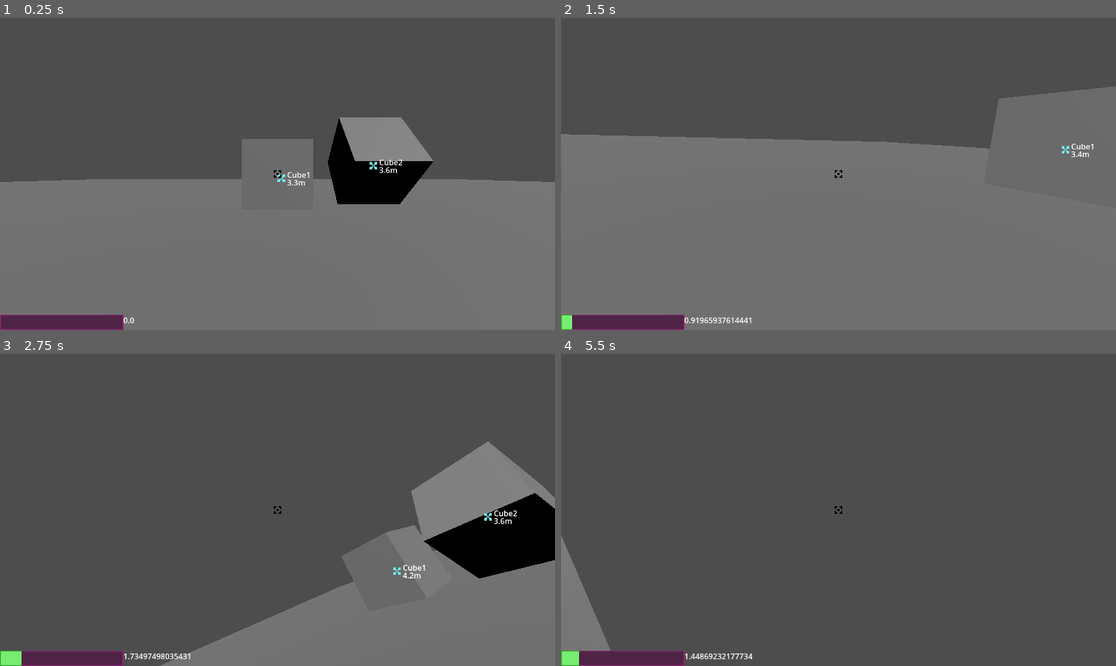
Above: before the commit, frames 1-4 (two rows, left to right).
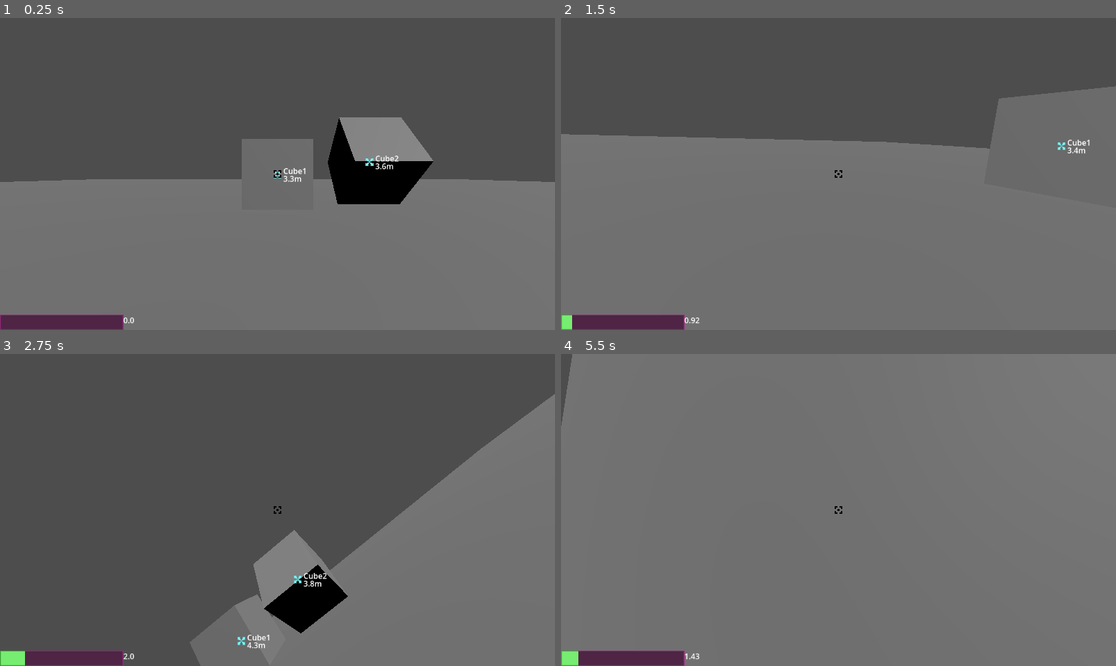
Above: after the commit, the same moments.

Repository: kineticneticat/spacethingie
Game: Godot game, scene res://world.tscn
Same seed, same stepped clock (60 frames per second), same inputs: the game is played once before the commit and once after it.
Inputs (mouse positions are in pixels of both pictures, inside the frame that each line leads up to):
- Up to frame 1 (0.25 s): no input
- Up to frame 2 (1.5 s): tap Enter at 0.5 s; move the mouse to (960, 158) at 0.52 s; press the mouse at (960, 158) at 0.53 s; hold D (strafe_right) 0.53-1.28 s; move the mouse to (727, 189) at 1.27 s; release the mouse at (727, 189) at 1.28 s; hold S (move_backwards) from 1.28 s (still down); tap [ (roll_anticlockwise) at 1.35 s
- Up to frame 3 (2.75 s): click (166, 525) at 1.55 s; move the mouse to (333, 441) at 2.02 s; release S (move_backwards) at 2.03 s; hold D (strafe_right) from 2.03 s (still down); hold ] (roll_clockwise) from 2.03 s (still down); click (333, 441) at 2.3 s
- Up to frame 4 (5.5 s): move the mouse to (810, 572) at 2.77 s; release D (strafe_right) at 2.78 s; release ] (roll_clockwise) at 2.78 s; hold W (move_forwards) 2.78-3.53 s; click (810, 572) at 2.85 s; move the mouse to (1005, 556) at 3.52 s; press the mouse at (1005, 556) at 3.53 s; hold A (strafe_left) 3.53-5.03 s; tap Escape (ui_cancel) at 4.15 s; move the mouse to (672, 463) at 4.27 s; release the mouse at (672, 463) at 4.28 s; tap [ (roll_anticlockwise) at 4.35 s; click (672, 463) at 4.55 s; move the mouse to (866, 510) at 5.02 s; hold S (move_backwards) from 5.03 s (still down); hold ] (roll_clockwise) from 5.03 s (still down); click (866, 510) at 5.3 s

The runs differ from the first frame. In frame 1, 0.3% of the frame differs, in the area x 49-73%, y 44-54%; in frame 2, 0.3%; in frame 3, 11%; in frame 4, 97%, in the area x 0-100%, y 0-100%.

Commit message:
mouse capturing and aligned markers

Diff:
--- a/player.gd
+++ b/player.gd
@@ -5,6 +5,9 @@
 @export var mass = 1
 @export var max_speed = 5
 @export var LOOKAROUND_SPEED = 0.002
+
+#func _ready() -> void:
+	#Input.mouse_mode = Input.MOUSE_MODE_CAPTURED
 
 var rot_x = 0
 var rot_y = 0
@@ -75,6 +78,11 @@
 
 
 func _input(event):
-	if event is InputEventMouseMotion and event.button_mask & 1:
+	if event is InputEventMouseMotion and Input.mouse_mode == Input.MOUSE_MODE_CAPTURED: # and event.button_mask & 1:
 		rot_x -= event.relative.x * LOOKAROUND_SPEED
 		rot_y -= event.relative.y * LOOKAROUND_SPEED
+	if event.is_action_pressed("ui_cancel"):
+		Input.mouse_mode = Input.MOUSE_MODE_VISIBLE
+	if event.is_action_pressed("click"):
+		if Input.mouse_mode == Input.MOUSE_MODE_VISIBLE:
+			Input.mouse_mode = Input.MOUSE_MODE_CAPTURED
--- a/project.godot
+++ b/project.godot
@@ -62,6 +62,11 @@
 "events": [Object(InputEventKey,"resource_local_to_scene":false,"resource_name":"","device":-1,"window_id":0,"alt_press …(195 unchanged characters)…
 ]
 }
+click={
+"deadzone": 0.2,
+"events": [Object(InputEventMouseButton,"resource_local_to_scene":false,"resource_name":"","device":-1,"window_id":0,"alt_pressed":false,"shift_pressed":false,"ctrl_pressed":false,"meta_pressed":false,"button_mask":1,"position":Vector2(241, 13),"global_position":Vector2(250, 61),"factor":1.0,"button_index":1,"canceled":false,"pressed":true,"double_click":false,"script":null)
+]
+}
 
 [rendering]
 
--- a/speedometer.gd
+++ b/speedometer.gd
@@ -9,4 +9,4 @@
 	#print(player.velocity.length())
 	var vel = player.velocity.length()
 	value = vel
-	$SpeedLabel.text = str(vel)
+	$SpeedLabel.text = str(round(vel*100)/100)
--- a/ui_marker_part.tscn
+++ b/ui_marker_part.tscn
@@ -4,36 +4,34 @@
 
 [node name="UIMarkerPart" type="Control"]
 layout_mode = 3
-anchor_left = -0.014
-anchor_top = -0.025
-anchor_right = 0.014
-anchor_bottom = 0.025
-offset_left = 0.128
-offset_top = 0.200001
-offset_right = -0.128
-offset_bottom = -0.200001
+anchor_right = 0.028
+anchor_bottom = 0.049
+offset_right = -0.256001
+offset_bottom = 0.247999
 
 [node name="Cross" type="TextureRect" parent="."]
 layout_mode = 1
 anchors_preset = -1
 anchor_right = 1.0
 anchor_bottom = 1.0
-offset_right = -16.0
-offset_bottom = -16.0
+offset_left = -8.0
+offset_top = -8.0
+offset_right = -24.0
+offset_bottom = -24.0
 texture = ExtResource("1_fq36x")
 
 [node name="Name" type="Label" parent="."]
 layout_mode = 0
-offset_left = 20.0
-offset_top = -11.0
-offset_right = 170.0
-offset_bottom = 12.0
+offset_left = 12.0
+offset_top = -19.0
+offset_right = 162.0
+offset_bottom = 4.0
 text = "hdshA"
 
 [node name="Distance" type="Label" parent="."]
 layout_mode = 0
-offset_left = 20.0
-offset_top = 5.0
-offset_right = 170.0
-offset_bottom = 28.0
+offset_left = 12.0
+offset_top = -3.0
+offset_right = 162.0
+offset_bottom = 20.0
 text = "bababa"
